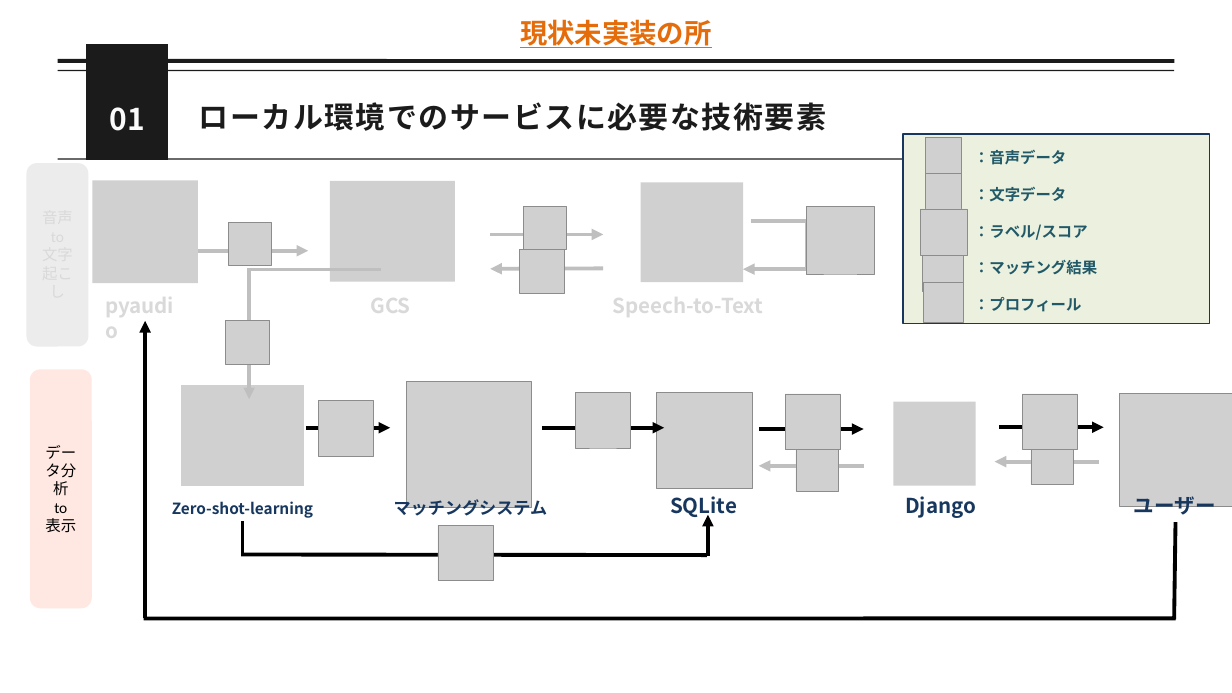
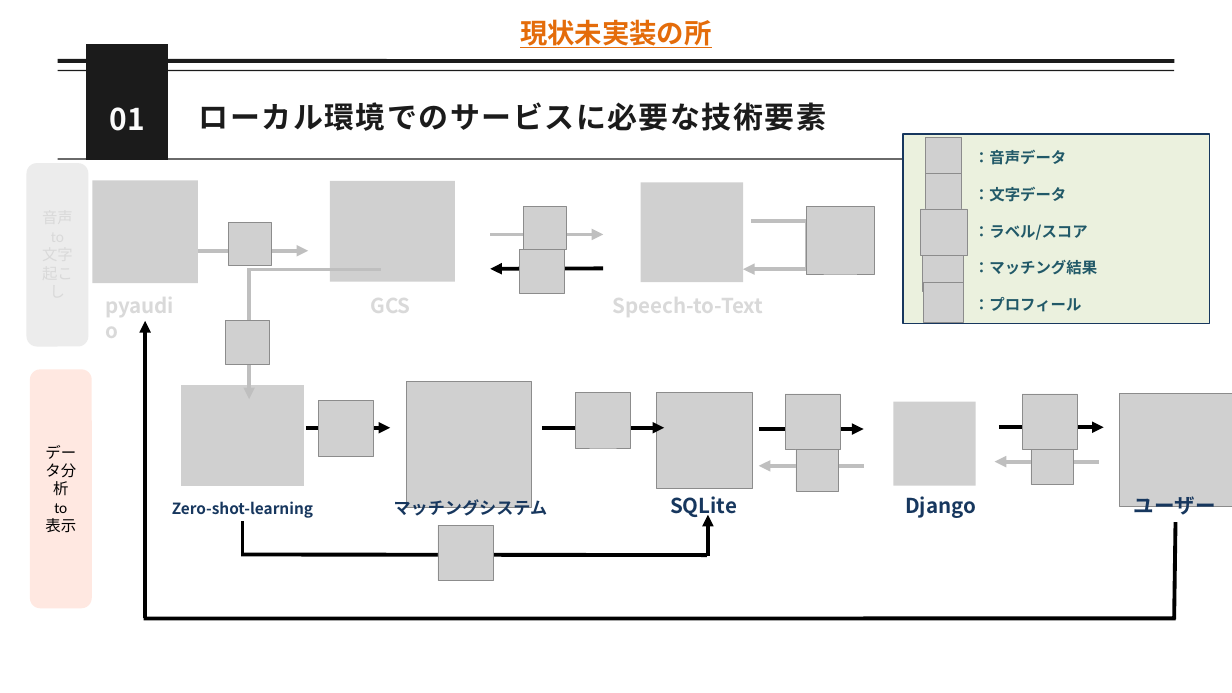
Before and after one commit to momok47/kokoronia, a slide deck: slide 3 of docs/ミーティング/発表資料/25_0711_進捗.pptx. Drawn at 1232x693 pixels with LibreOffice and Linux fonts; fonts in the diff are those of the drawing; grey boxes stand for pictures. Boxes give left, top, right and bottom in pixels: in the first picture for what was removed or moved away, otherwise in the second. Text is boxed around its words. In the diff, an @@ line names an element or a change of style, - is before the commit and + after.

```diff
--- a/docs/ミーティング/発表資料/25_0711_進捗.pptx
+++ b/docs/ミーティング/発表資料/25_0711_進捗.pptx
@@ arrow (603, 269) - (490, 269): stroke #BFBFBF 4.5 pt to #000000 4.5 pt @@
```
Also in this commit, not shown: 4 other slides changed, 2 slides added, 7 other files.
